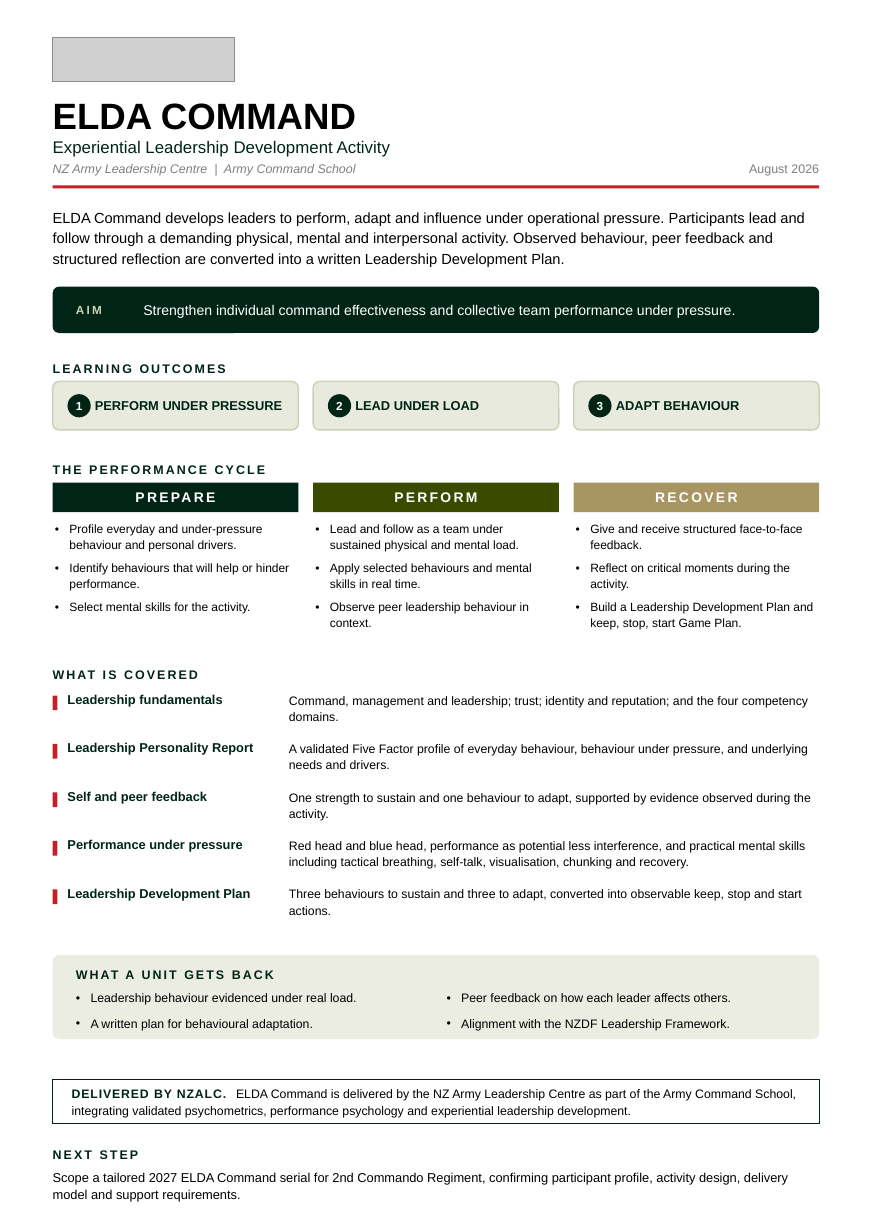
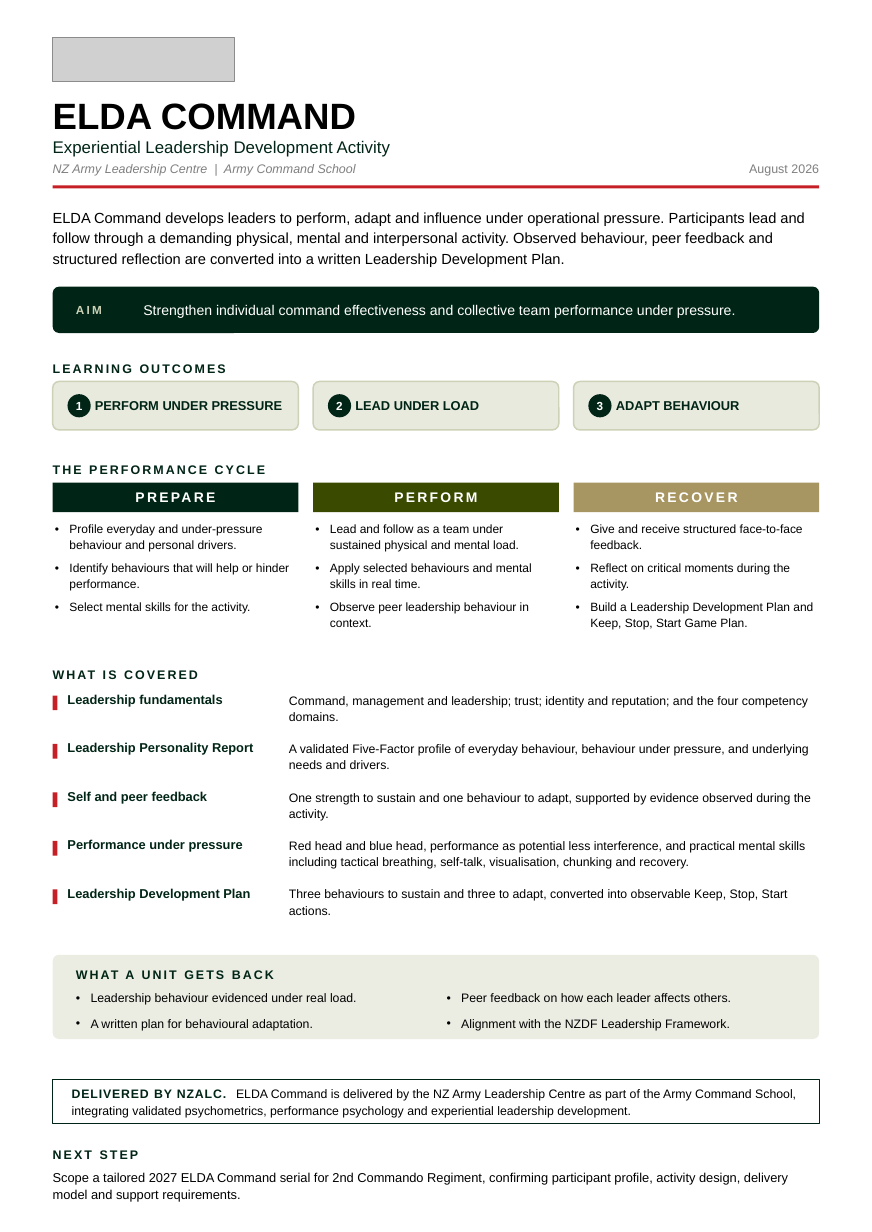
Before and after one commit to TacEdge/PUP, a slide deck: slide 1 of output/elda-command-onepager.pptx. Drawn at 872x1232 pixels with LibreOffice and Linux fonts; fonts in the diff are those of the drawing; grey boxes stand for pictures. Boxes give left, top, right and bottom in pixels: in the first picture for what was removed or moved away, otherwise in the second. Text is boxed around its words. In the diff, an @@ line names an element or a change of style, - is before the commit and + after.

```diff
--- a/output/elda-command-onepager.pptx
+++ b/output/elda-command-onepager.pptx
@@ text at <box>590,602,813,630</box>: text changed @@
-• Build a Leadership Development Plan and keep, stop, start Game Plan.
+• Build a Leadership Development Plan and Keep, Stop, Start Game Plan.
@@ text at <box>289,744,809,769</box>: text changed @@
-A validated Five Factor profile of everyday behaviour, behaviour under pressure, and underlying needs and drivers.
+A validated Five-Factor profile of everyday behaviour, behaviour under pressure, and underlying needs and drivers.
@@ text at <box>289,889,788,915</box>: text changed @@
-Three behaviours to sustain and three to adapt, converted into observable keep, stop and start actions.
+Three behaviours to sustain and three to adapt, converted into observable Keep, Stop, Start actions.
```
Also in this commit, not shown: 2 other files.
